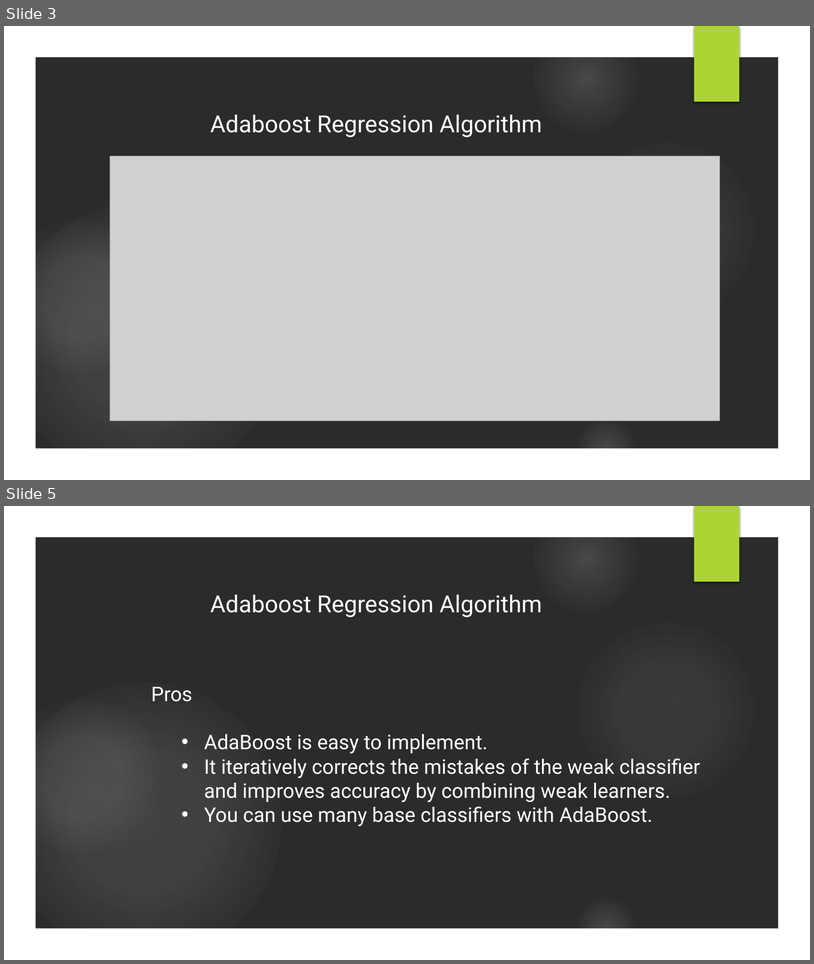
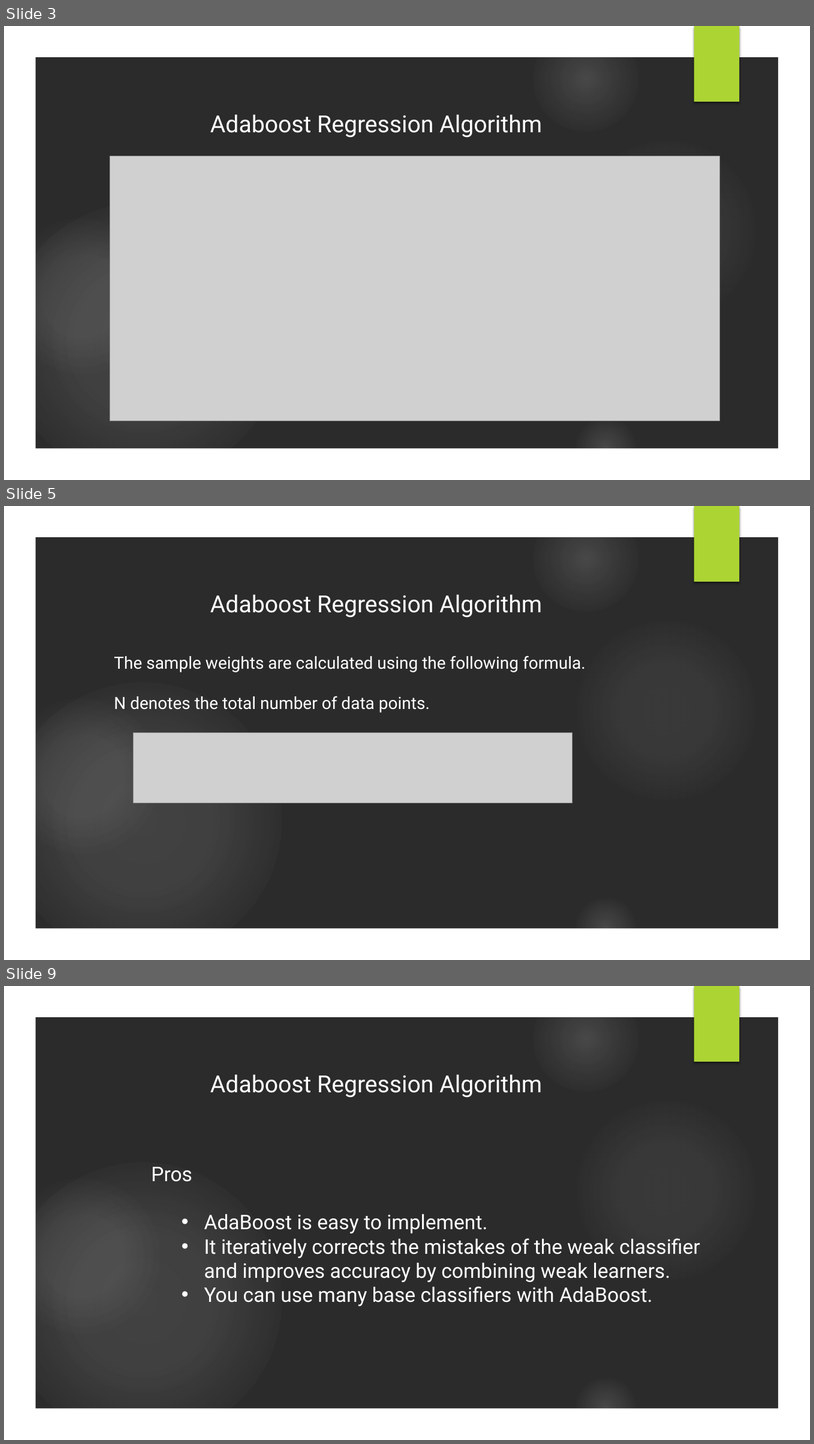
Before and after one commit to iampandiyan/AdaBoostingRegression, a slide deck: AdaBoost.pptx. Shown one above the other, each under a label of ours: slides 3 and 5 before the commit, slides 3, 5 and 9 after it; the slides between them are not shown. The pictures are 814x964 and 814x1444 pixels, drawn with LibreOffice and Linux fonts; fonts in the diff are those of the drawing; grey boxes stand for pictures; background and template pictures are left out; a plain dark background stands for a picture behind light text. Boxes give left, top, right and bottom in pixels: in the first picture for what was removed or moved away, otherwise in the second. Text is boxed around its words. In the diff, an @@ line names an element or a change of style, - is before the commit and + after.

```diff
--- a/AdaBoost.pptx
+++ b/AdaBoost.pptx
@@ slide 5 added at box(4, 506, 810, 960), background picture (left out); not listed: 7 template elements that a slide beside it also shows @@
@@ text added at box(210, 594, 542, 617), 28 pt, text #FFFFFF @@
+Adaboost Regression Algorithm
@@ text added at box(114, 655, 586, 712), 20 pt, text #FFFFFF @@
+The sample weights are calculated using the following formula.
+N denotes the total number of data points.
@@ picture added at box(134, 732, 573, 802) @@
@@ what was slide 5 is now slide 9 @@
```
Also in this commit, not shown: 1 slide changed, 3 other slides added.
